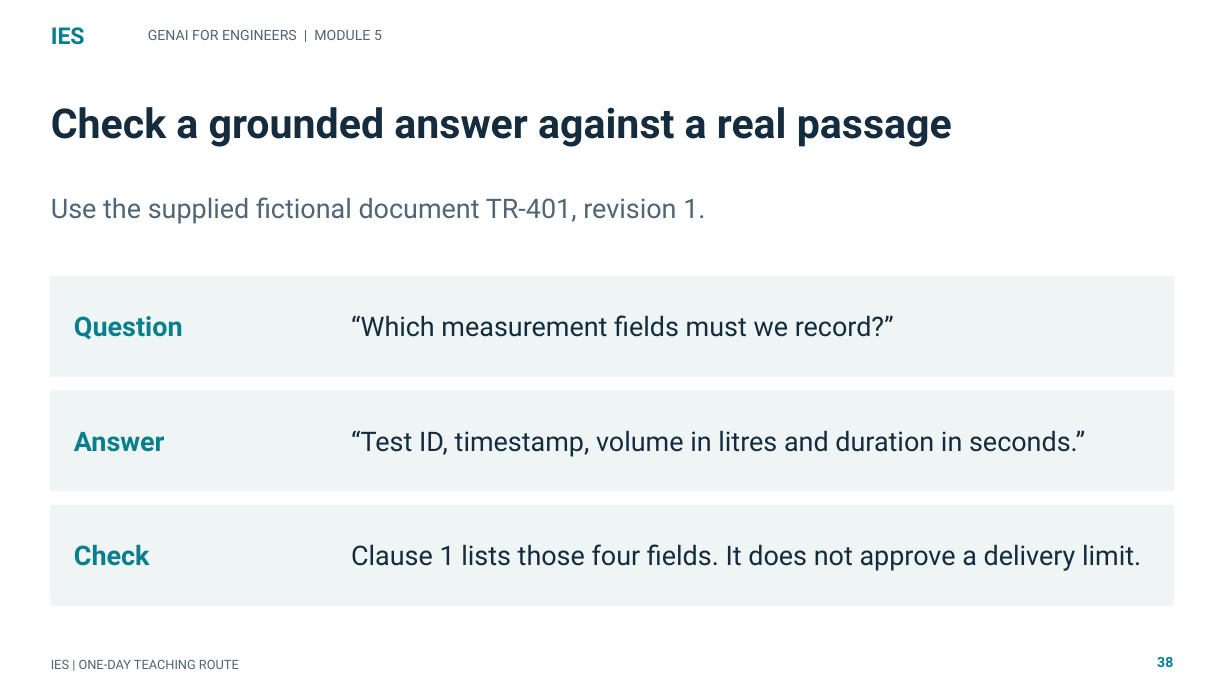
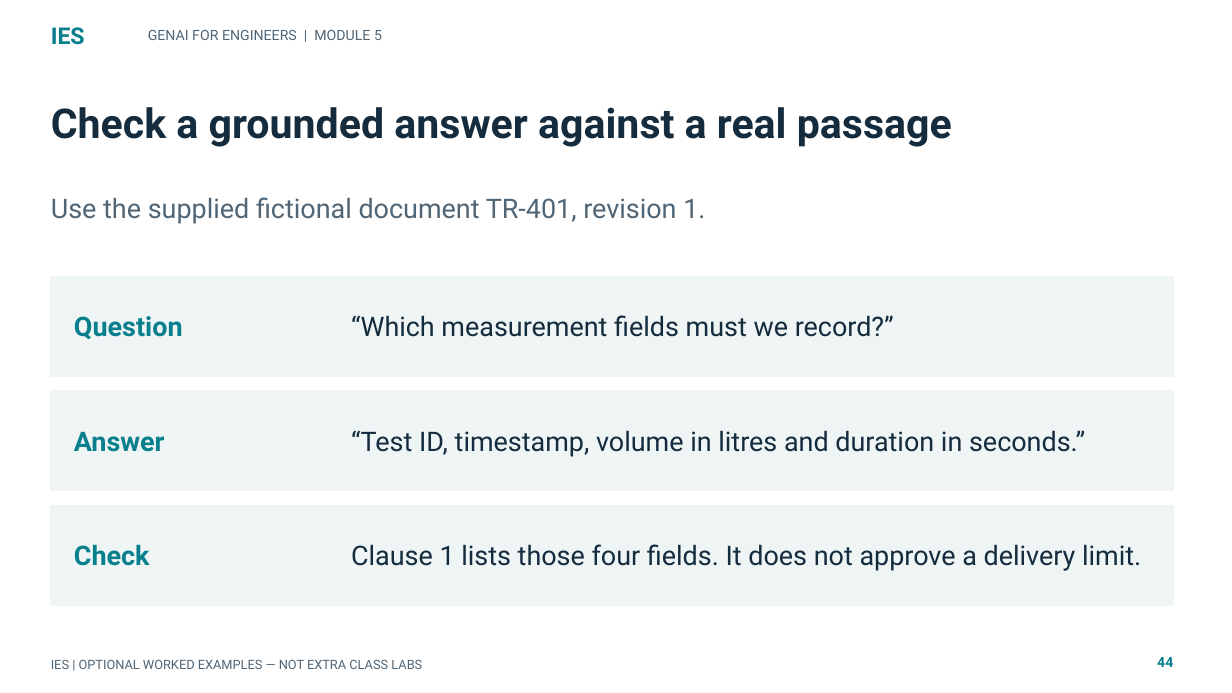
Before and after one commit to tertiarycourses/IES-GenAI-for-Engineers, a slide deck: slide 44 of courseware/Slides/IES-GenAI-for-Engineers.pptx (slide 38 before the commit). Drawn at 1232x693 pixels with LibreOffice and Linux fonts; fonts in the diff are those of the drawing. Boxes give left, top, right and bottom in pixels: in the first picture for what was removed or moved away, otherwise in the second. Text is boxed around its words. In the diff, an @@ line names an element or a change of style, - is before the commit and + after.

Commit message:
Clarify SPC FMEA DMAIC teaching flow

```diff
--- a/courseware/Slides/IES-GenAI-for-Engineers.pptx
+++ b/courseware/Slides/IES-GenAI-for-Engineers.pptx
@@ text at (x1=51, y1=659, x2=422, y2=669): text changed @@
-IES | ONE-DAY TEACHING ROUTE
+IES | OPTIONAL WORKED EXAMPLES — NOT EXTRA CLASS LABS
@@ text at (x1=1157, y1=657, x2=1173, y2=667): text changed @@
-38
+44
```
Also in this commit, not shown: 145 other slides changed, 6 slides added, 5 other files.
